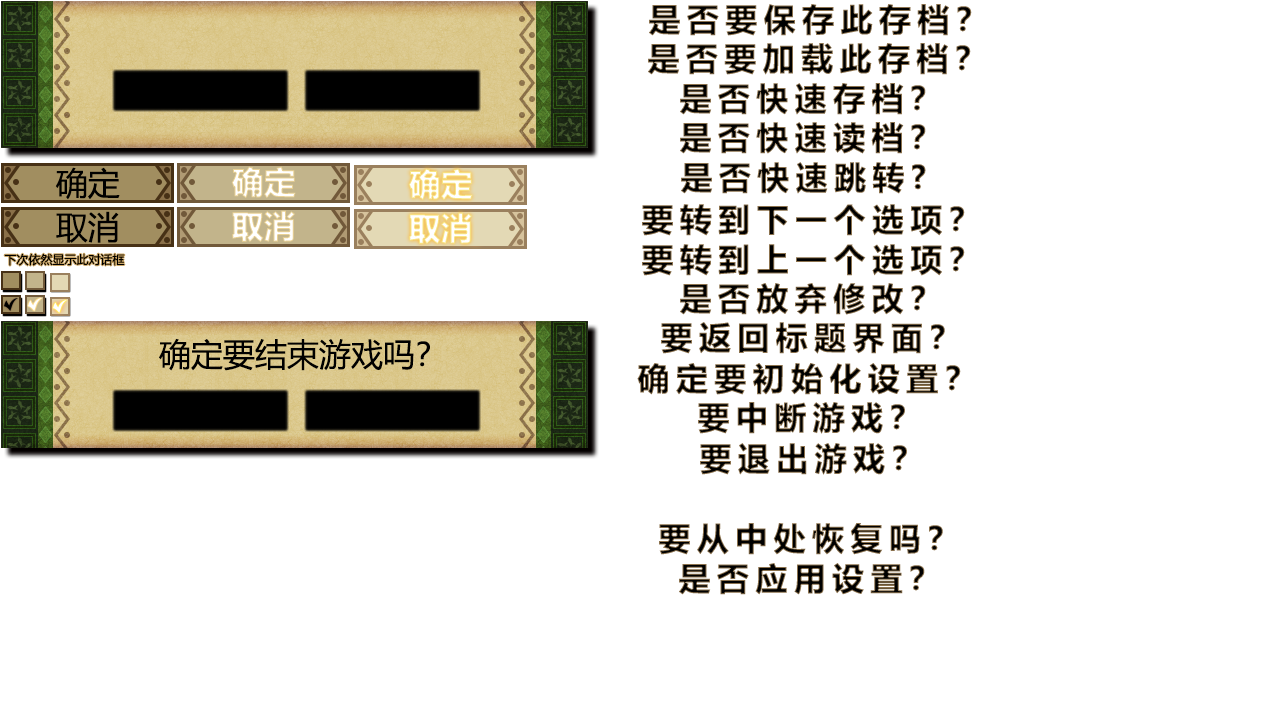
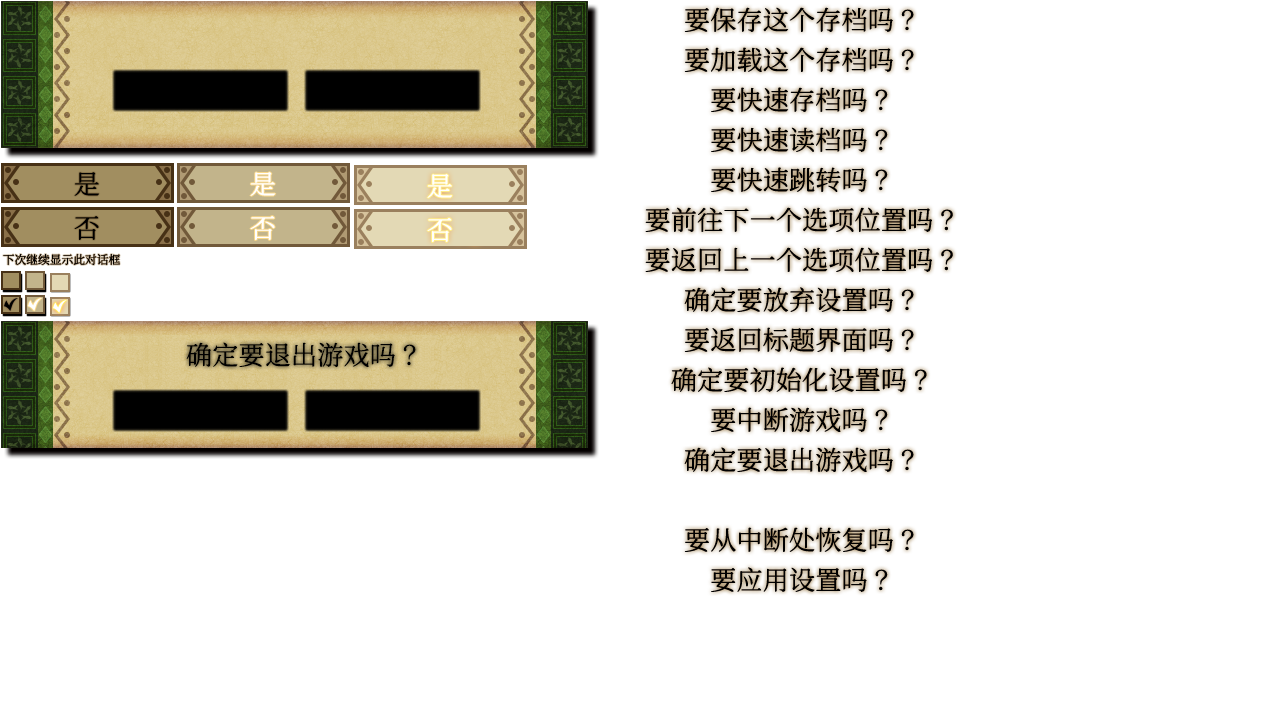
Before/after of a 1280 × 720 layered artwork. What changed in the layer stack:
added group "标题" with 2 layers above "按钮_普通" over (186, 7, 953, 592)
added layer "确定要退出游戏吗？" in group "标题" over (186, 342, 416, 367)
added layer "要保存这个存档吗？ 要加载这个存档吗？ 要快速存档吗？ 要快速读档吗？ 要快速跳转吗？ 要前往下一个选项位置吗？ 要返回上一个" in group "标题" over (645, 7, 953, 592)
added group "按钮_普通" with 9 layers above "下次继续显示此对话框" over (42, 172, 476, 371)
added group "1" (1st of 3, in "按钮_普通") with 8 layers in group "按钮_普通" over (42, 172, 476, 371)
added layer "是 否" (1st of 3, in "按钮_普通" › "1") in group "1" over (74, 172, 100, 240)
added layer "是 否" (2nd of 3, in "按钮_普通" › "1") in group "1" over (250, 172, 276, 240)
added layer "是 否" (3rd of 3, in "按钮_普通" › "1") in group "1" over (427, 174, 453, 242)
added layer "下次继续显示此对话框" above "cover" over (3, 254, 120, 265)
added group "cover" with 2 layers above "组 1" over (55, 166, 476, 246)
added group "button" with 1 layers in group "cover" over (55, 166, 476, 246)
added layer "normal" in group "button" over (55, 166, 476, 246)
moved "文本" into group "组 1" over (637, 4, 972, 595)
moved "下次依然显示此对话框" into group "组 1" over (4, 253, 125, 266)
moved "取消" into group "组 1" over (56, 210, 475, 246)
moved "确定" into group "组 1" over (55, 166, 476, 202)
moved "确定要结束游戏吗？" (1st of 2, in "组 1") into group "组 1" over (159, 339, 430, 371)
moved "图层 4 拷贝 3" out of group "确定要结束游戏吗？" over (159, 339, 430, 371)
showed "图层 0", moved it above "图层 4", painted on it, masked it over (2, 4, 972, 596)
renamed "图层 0 拷贝" to "图层 4", hid it, painted on it over (2, 4, 972, 596)
